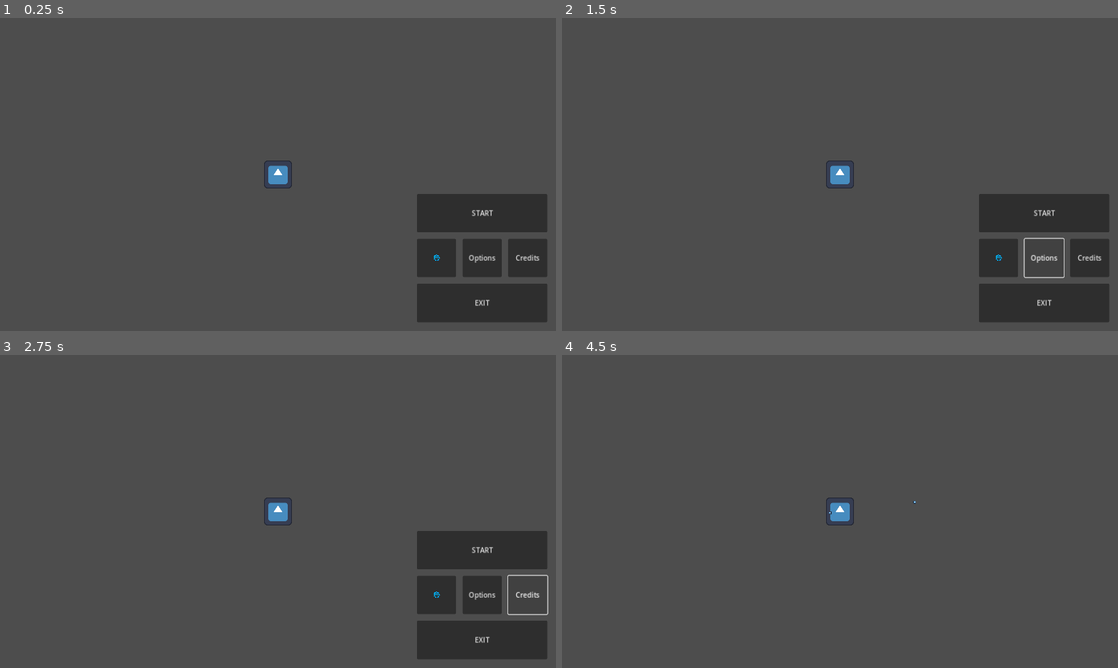
Above: before the commit, frames 1-4 (two rows, left to right).
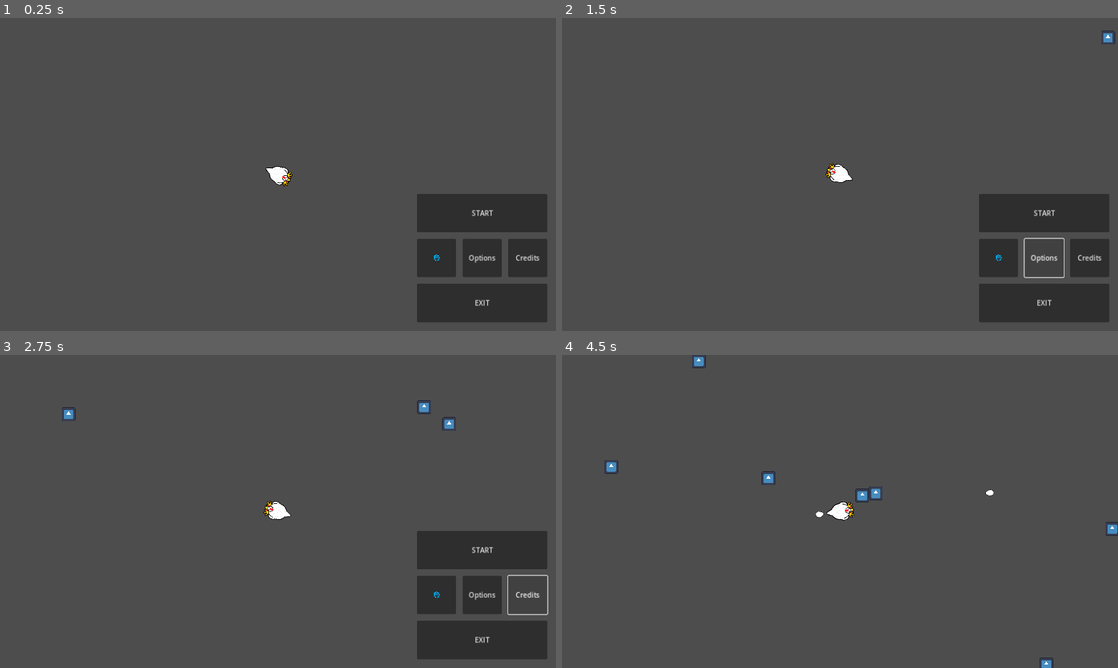
Above: after the commit, the same moments.

Repository: jiho7407/ZXCviver
Game: Godot game, scene res://main_screen.tscn
The game is run twice, just before and just after one commit, with the same random seed, the same clock (stepped at 60 frames per second) and the same inputs. The engine's default icon, where the game draws it, is replaced by a stand-in: a white triangle on a blue panel in a dark square.
Inputs (mouse positions are in pixels of both pictures, inside the frame that each line leads up to):
- Up to frame 1 (0.25 s): no input
- Up to frame 2 (1.5 s): click "🌐" at 0.5 s; click "Options" at 1.25 s
- Up to frame 3 (2.75 s): click "Credits" at 2 s
- Up to frame 4 (4.5 s): click "START" at 2.75 s; tap Enter at 3.5 s; move the mouse to (962, 495) at 3.52 s; tap X (shoot_x) at 3.6 s; move the mouse to (728, 527) at 4.27 s; tap Z (shoot_z) at 4.35 s

The runs differ from the first frame. In frame 1, 0.3% of the frame differs, in the area x 47-53%, y 45-55%; in frame 2, 0.3%; in frame 3, 0.5%; in frame 4, 0.8%, in the area x 7-100%, y 0-100%.

Commit message:
ESC Pause 고장. 개선 필요. 닭이랑 알 png 추가

Diff:
--- a/CanvasLayer.gd
+++ /dev/null
@@ -1,36 +0,0 @@
-extends CanvasLayer
-
-var paused:bool = false
-
-# Called when the node enters the scene tree for the first time.
-func _ready():
-	pass # Replace with function body.
-
-
-# Called every frame. 'delta' is the elapsed time since the previous frame.
-func _process(delta):
-	pass
-
-func _input(event) -> void:
-	if (Input.is_action_just_pressed("ui_cancel")):
-		pause_resume()
-
-func pause_resume():
-	if paused == false:
-		$MarginContainer.show()
-		paused = true
-		get_tree().paused = true
-		get_viewport().set_input_as_handled()
-	else:
-		$MarginContainer.hide()
-		paused = false
-		get_tree().paused = false
-		get_viewport().set_input_as_handled()
-
-
-func _on_resume_pressed():
-	pause_resume()
-
-
-func _on_exit_pressed():
-	get_tree().change_scene_to_file("res://main_screen.tscn")
--- /dev/null
+++ b/PauseMenu.gd
@@ -0,0 +1,21 @@
+extends Control
+
+
+# Called when the node enters the scene tree for the first time.
+func _ready():
+	pass # Replace with function body.
+
+
+# Called every frame. 'delta' is the elapsed time since the previous frame.
+func _process(delta):
+	pass
+
+func _input(event):
+	if event is InputEventKey:
+		if Input.is_action_just_pressed("ui_cancel"):
+			if get_tree().paused == false:
+				self.show()
+			else:
+				self.hide()
+			get_tree().paused = !get_tree().paused
+			get_viewport().set_input_as_handled()
--- a/bullet.gd
+++ b/bullet.gd
@@ -5,3 +5,4 @@
 
 func _process(delta):
 	position += direction * speed * delta
+	look_at(direction)
--- a/bullet.tscn
+++ b/bullet.tscn
@@ -1,17 +1,23 @@
 [gd_scene load_steps=4 format=3 uid="uid://boluv6rcel57f"]
 
 [ext_resource type="Script" path="res://bullet.gd" id="1_gm4e0"]
-[ext_resource type="Texture2D" uid="uid://cxxk8sree3cnq" path="res://icon.svg" id="2_0m2dw"]
+[ext_resource type="Texture2D" uid="uid://b81xd1i6fnsma" path="res://Interface/egg.png" id="2_dbb43"]
 
-[sub_resource type="RectangleShape2D" id="RectangleShape2D_b81xg"]
-size = Vector2(126, 126)
+[sub_resource type="CapsuleShape2D" id="CapsuleShape2D_06m1s"]
+radius = 40.0
+height = 120.0
 
 [node name="bullet" type="Area2D" groups=["bullet"]]
-scale = Vector2(0.1, 0.1)
+rotation = 0.00167497
+scale = Vector2(0.15, 0.15)
 script = ExtResource("1_gm4e0")
 
 [node name="Sprite2D" type="Sprite2D" parent="."]
-texture = ExtResource("2_0m2dw")
+position = Vector2(-3.8147e-06, -3.8147e-06)
+rotation = 1.57079
+scale = Vector2(4.375, 4.375)
+texture = ExtResource("2_dbb43")
 
 [node name="CollisionShape2D" type="CollisionShape2D" parent="."]
-shape = SubResource("RectangleShape2D_b81xg")
+rotation = 1.57079
+shape = SubResource("CapsuleShape2D_06m1s")
--- a/game.gd
+++ b/game.gd
@@ -1,19 +1,30 @@
 extends Node2D
 
-var spawn_margin = 1200
+var spawn_margin = 700
 var EnemyPresetScene = preload("res://enemy_preset.tscn")
 var GunPresetScene = preload("gun_preset.tscn")
+var mouse_position: Vector2
 
 # Called when the node enters the scene tree for the first time.
 func _ready():
-	$EnemySpawnTimer.wait_time = 0.5
 	$EnemySpawnTimer.start()
+	var GunPreset = GunPresetScene.instantiate()
+	$Weapons.add_child(GunPreset)
 
 
 # Called every frame. 'delta' is the elapsed time since the previous frame.
 func _process(delta):
 	pass
 
+func _input(event):
+	if event is InputEventKey:
+		if Input.is_action_just_pressed("ui_cancel"):
+			if get_tree().paused == false:
+				$PauseMenu.show()
+			else:
+				$PauseMenu.hide()
+			get_tree().paused = !get_tree().paused
+			get_viewport().set_input_as_handled()
 
 func spawn_enemy():
 
@@ -51,8 +62,11 @@
 	$EnemySpawnTimer.start()
 
 
+func _on_exit_pressed():
+	get_tree().change_scene_to_file("res://main_screen.tscn")
 
-func _on_tree_entered():
+
+
+func _on_resume_pressed():
+	$PauseMenu.hide()
 	get_tree().paused = false
-	var GunPreset = GunPresetScene.instantiate()
-	$Player.add_child(GunPreset)
--- a/game.tscn
+++ b/game.tscn
@@ -2,25 +2,41 @@
 
 [ext_resource type="PackedScene" uid="uid://cleupvw2u4rcu" path="res://player.tscn" id="1_8dgp0"]
 [ext_resource type="Script" path="res://game.gd" id="1_vieuu"]
-[ext_resource type="Script" path="res://CanvasLayer.gd" id="3_vo0qu"]
+[ext_resource type="Script" path="res://PauseMenu.gd" id="3_yjmdv"]
 
 [node name="Game" type="Node2D"]
 script = ExtResource("1_vieuu")
 
-[node name="Sprite2D" type="Sprite2D" parent="."]
+[node name="BackGroundSprite" type="Sprite2D" parent="."]
+
+[node name="Weapons" type="Node2D" parent="."]
+
+[node name="Enemies" type="Node2D" parent="."]
 
 [node name="Player" parent="." instance=ExtResource("1_8dgp0")]
 
-[node name="Enemies" type="Node2D" parent="."]
+[node name="EnemySpawnTimer" type="Timer" parent="."]
+wait_time = 0.5
 
-[node name="EnemySpawnTimer" type="Timer" parent="."]
+[node name="PauseMenu" type="Control" parent="."]
+process_mode = 2
+visible = false
+layout_mode = 3
+anchors_preset = 8
+anchor_left = 0.5
+anchor_top = 0.5
+anchor_right = 0.5
+anchor_bottom = 0.5
+offset_left = -640.0
+offset_top = -360.0
+offset_right = 640.0
+offset_bottom = 360.0
+grow_horizontal = 2
+grow_vertical = 2
+script = ExtResource("3_yjmdv")
 
-[node name="CanvasLayer" type="CanvasLayer" parent="."]
-process_mode = 3
-script = ExtResource("3_vo0qu")
-
-[node name="MarginContainer" type="MarginContainer" parent="CanvasLayer"]
-visible = false
+[node name="MarginContainer" type="MarginContainer" parent="PauseMenu"]
+layout_mode = 0
 offset_right = 1280.0
 offset_bottom = 720.0
 theme_override_constants/margin_left = 20
@@ -28,56 +44,55 @@
 theme_override_constants/margin_right = 20
 theme_override_constants/margin_bottom = 20
 
-[node name="HBoxContainer" type="HBoxContainer" parent="CanvasLayer/MarginContainer"]
+[node name="HBoxContainer" type="HBoxContainer" parent="PauseMenu/MarginContainer"]
 layout_mode = 2
 
-[node name="CenterContainer" type="CenterContainer" parent="CanvasLayer/MarginContainer/HBoxContainer"]
+[node name="CenterContainer" type="CenterContainer" parent="PauseMenu/MarginContainer/HBoxContainer"]
 layout_mode = 2
 size_flags_horizontal = 3
 
-[node name="VBoxContainer" type="VBoxContainer" parent="CanvasLayer/MarginContainer/HBoxContainer"]
+[node name="VBoxContainer" type="VBoxContainer" parent="PauseMenu/MarginContainer/HBoxContainer"]
 custom_minimum_size = Vector2(300, 0)
 layout_mode = 2
 theme_override_constants/separation = 15
 
-[node name="CenterContainer" type="CenterContainer" parent="CanvasLayer/MarginContainer/HBoxContainer/VBoxContainer"]
+[node name="CenterContainer" type="CenterContainer" parent="PauseMenu/MarginContainer/HBoxContainer/VBoxContainer"]
 custom_minimum_size = Vector2(0, 370)
 layout_mode = 2
 
-[node name="Resume" type="Button" parent="CanvasLayer/MarginContainer/HBoxContainer/VBoxContainer"]
+[node name="Resume" type="Button" parent="PauseMenu/MarginContainer/HBoxContainer/VBoxContainer"]
 layout_mode = 2
 size_flags_vertical = 3
 text = "RESUME"
 
-[node name="HBoxContainer" type="HBoxContainer" parent="CanvasLayer/MarginContainer/HBoxContainer/VBoxContainer"]
+[node name="HBoxContainer" type="HBoxContainer" parent="PauseMenu/MarginContainer/HBoxContainer/VBoxContainer"]
 layout_mode = 2
 size_flags_vertical = 3
 theme_override_constants/separation = 15
 
-[node name="Languages" type="Button" parent="CanvasLayer/MarginContainer/HBoxContainer/VBoxContainer/HBoxContainer"]
+[node name="Languages" type="Button" parent="PauseMenu/MarginContainer/HBoxContainer/VBoxContainer/HBoxContainer"]
 layout_mode = 2
 size_flags_horizontal = 3
 size_flags_vertical = 3
 text = "🌐"
 
-[node name="Options" type="Button" parent="CanvasLayer/MarginContainer/HBoxContainer/VBoxContainer/HBoxContainer"]
+[node name="Options" type="Button" parent="PauseMenu/MarginContainer/HBoxContainer/VBoxContainer/HBoxContainer"]
 layout_mode = 2
 size_flags_horizontal = 3
 size_flags_vertical = 3
 text = "Options"
 
-[node name="Credits" type="Button" parent="CanvasLayer/MarginContainer/HBoxContainer/VBoxContainer/HBoxContainer"]
+[node name="Credits" type="Button" parent="PauseMenu/MarginContainer/HBoxContainer/VBoxContainer/HBoxContainer"]
 layout_mode = 2
 size_flags_horizontal = 3
 size_flags_vertical = 3
 text = "Credits"
 
-[node name="Exit" type="Button" parent="CanvasLayer/MarginContainer/HBoxContainer/VBoxContainer"]
+[node name="Exit" type="Button" parent="PauseMenu/MarginContainer/HBoxContainer/VBoxContainer"]
 layout_mode = 2
 size_flags_vertical = 3
 text = "EXIT"
 
-[connection signal="tree_entered" from="." to="." method="_on_tree_entered"]
 [connection signal="timeout" from="EnemySpawnTimer" to="." method="_on_enemy_spawn_timer_timeout"]
-[connection signal="pressed" from="CanvasLayer/MarginContainer/HBoxContainer/VBoxContainer/Resume" to="CanvasLayer" method="_on_resume_pressed"]
-[connection signal="pressed" from="CanvasLayer/MarginContainer/HBoxContainer/VBoxContainer/Exit" to="CanvasLayer" method="_on_exit_pressed"]
+[connection signal="pressed" from="PauseMenu/MarginContainer/HBoxContainer/VBoxContainer/Resume" to="." method="_on_resume_pressed"]
+[connection signal="pressed" from="PauseMenu/MarginContainer/HBoxContainer/VBoxContainer/Exit" to="." method="_on_exit_pressed"]
--- /dev/null
+++ b/player.gd
@@ -0,0 +1,12 @@
+extends CharacterBody2D
+
+var mouse_position : Vector2
+
+func _ready():
+	pass
+
+func _process(delta):
+	look_at(get_global_mouse_position())
+
+func _physics_process(delta):
+	pass
--- a/player.tscn
+++ b/player.tscn
@@ -1,11 +1,24 @@
-[gd_scene load_steps=2 format=3 uid="uid://cleupvw2u4rcu"]
+[gd_scene load_steps=4 format=3 uid="uid://cleupvw2u4rcu"]
 
-[ext_resource type="Texture2D" uid="uid://cxxk8sree3cnq" path="res://icon.svg" id="1_eyjpe"]
+[ext_resource type="Texture2D" uid="uid://csb0ved1py8cr" path="res://Interface/Chicken.png" id="1_poi66"]
+[ext_resource type="Script" path="res://player.gd" id="1_yvlop"]
+
+[sub_resource type="CapsuleShape2D" id="CapsuleShape2D_imkgx"]
+radius = 18.0
+height = 46.0
 
 [node name="Player" type="CharacterBody2D"]
-scale = Vector2(0.5, 0.5)
+script = ExtResource("1_yvlop")
 
 [node name="Camera2D" type="Camera2D" parent="."]
 
 [node name="PlayerSprite" type="Sprite2D" parent="."]
-texture = ExtResource("1_eyjpe")
+rotation = 1.57079
+texture = ExtResource("1_poi66")
+
+[node name="Hitbox" type="Area2D" parent="."]
+
+[node name="CollisionShape2D" type="CollisionShape2D" parent="Hitbox"]
+position = Vector2(-2, 0)
+rotation = 1.57079
+shape = SubResource("CapsuleShape2D_imkgx")
--- a/project.godot
+++ b/project.godot
@@ -13,11 +13,12 @@
 config/name="ZXCV"
 run/main_scene="res://main_screen.tscn"
 config/features=PackedStringArray("4.2", "Forward Plus")
-config/icon="res://icon.svg"
+config/icon="res://Interface/Chicken.png"
 
 [autoload]
 
 Player="*res://player.tscn"
+Game="*res://game.tscn"
 
 [display]
 
Binary file added: Interface/Chicken.png
Not shown, added: Interface/Chicken.png.import
Binary file added: Interface/egg.png
Not shown, added: Interface/egg.png.import
